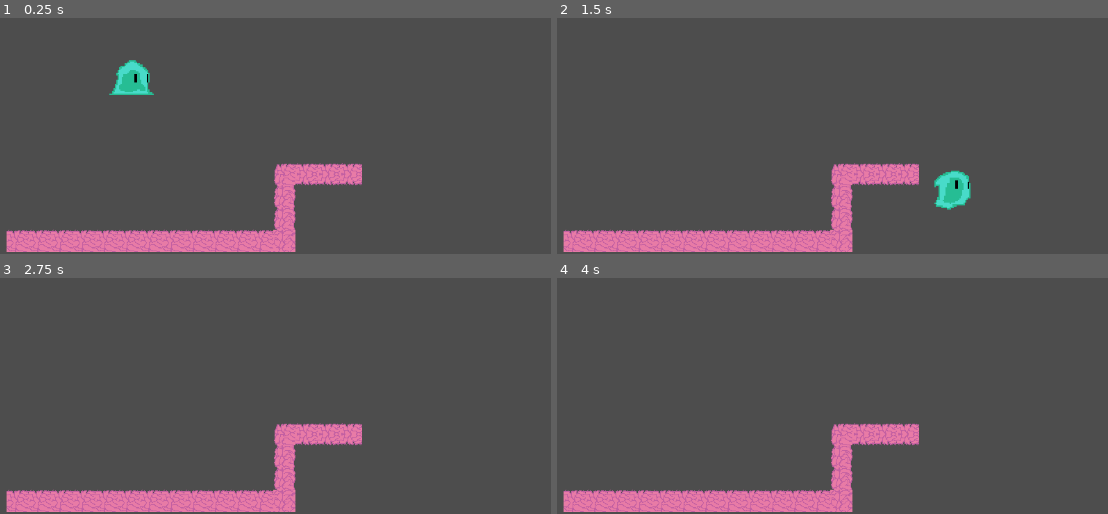
Above: before the commit, frames 1-4 (two rows, left to right).
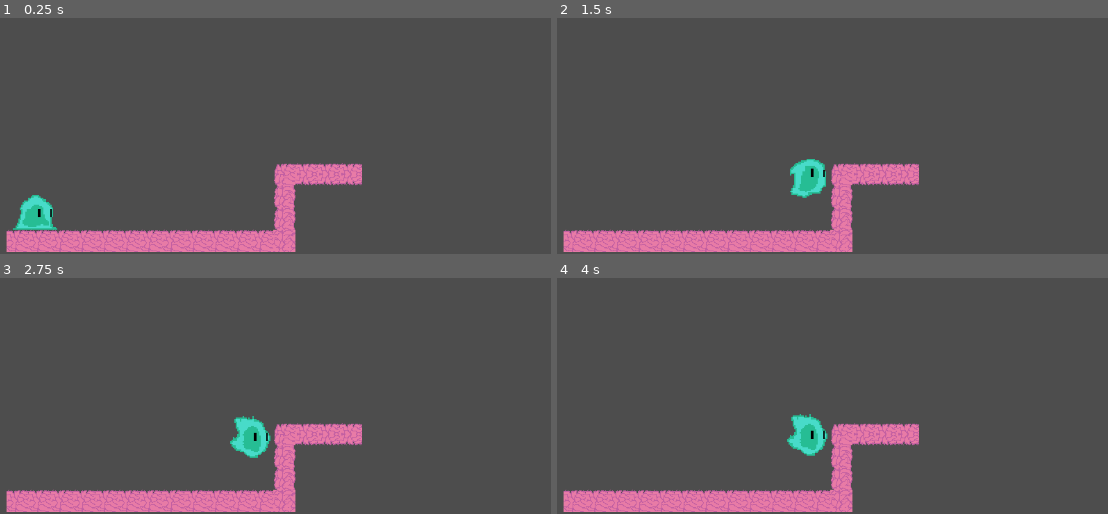
Above: after the commit, the same moments.

Repository: HeyItsEquin/Platformer
Game: Godot game, scene res://Game.tscn
Same seed, same stepped clock (60 frames per second), same inputs: the game is played once before the commit and once after it.
Inputs:
- Up to frame 1 (0.25 s): no input
- Up to frame 2 (1.5 s): hold D (move_right) from 0.53 s (still down); tap Ctrl (burrow) at 0.6 s; tap W (move_up) at 0.77, 0.8, 1.07, 1.35 s
- Up to frame 3 (2.75 s): tap W (move_up) at 1.52, 1.82, 2.3 s; tap Ctrl (burrow) at 1.55, 2.1 s; release D (move_right) at 2.03 s; hold A (move_left) from 2.03 s (still down)
- Up to frame 4 (4 s): tap Enter at 2.75 s; release A (move_left) at 2.78 s; hold D (move_right) from 2.78 s (still down); tap Ctrl (burrow) at 2.85 s; tap W (move_up) at 3.02, 3.32, 3.6, 3.77 s

The runs differ from the first frame. In frame 1, 1.6% of the frame differs, in the area x 2-28%, y 17-90%; in frame 2, 1.7%, in the area x 42-76%, y 59-82%; in frame 3, 0.9%; in frame 4, 0.9%.

Commit message:
Added collisions to ground tilemap and changed player default position

Diff:
--- a/Game.tscn
+++ b/Game.tscn
@@ -9,30 +9,47 @@
 texture = ExtResource("2_xkndl")
 texture_region_size = Vector2i(32, 32)
 0:0/0 = 0
+0:0/0/physics_layer_0/polygon_0/points = PackedVector2Array(-16, -16, 16, -16, 16, 16, -16, 16)
 1:0/0 = 0
+1:0/0/physics_layer_0/polygon_0/points = PackedVector2Array(-16, -16, 16, -16, 16, 16, -16, 16)
 2:0/0 = 0
+2:0/0/physics_layer_0/polygon_0/points = PackedVector2Array(-16, -16, 16, -16, 16, 16, -16, 16)
 3:0/0 = 0
+3:0/0/physics_layer_0/polygon_0/points = PackedVector2Array(-16, -16, 16, -16, 16, 16, -16, 16)
 3:1/0 = 0
+3:1/0/physics_layer_0/polygon_0/points = PackedVector2Array(-16, -16, 16, -16, 16, 16, -16, 16)
 2:1/0 = 0
+2:1/0/physics_layer_0/polygon_0/points = PackedVector2Array(-16, -16, 16, -16, 16, 16, -16, 16)
 1:1/0 = 0
+1:1/0/physics_layer_0/polygon_0/points = PackedVector2Array(-16, -16, 16, -16, 16, 16, -16, 16)
 0:1/0 = 0
+0:1/0/physics_layer_0/polygon_0/points = PackedVector2Array(-16, -16, 16, -16, 16, 16, -16, 16)
 0:2/0 = 0
+0:2/0/physics_layer_0/polygon_0/points = PackedVector2Array(-16, -16, 16, -16, 16, 16, -16, 16)
 1:2/0 = 0
+1:2/0/physics_layer_0/polygon_0/points = PackedVector2Array(-16, -16, 16, -16, 16, 16, -16, 16)
 2:2/0 = 0
+2:2/0/physics_layer_0/polygon_0/points = PackedVector2Array(-16, -16, 16, -16, 16, 16, -16, 16)
 3:2/0 = 0
+3:2/0/physics_layer_0/polygon_0/points = PackedVector2Array(-16, -16, 16, -16, 16, 16, -16, 16)
 0:3/0 = 0
+0:3/0/physics_layer_0/polygon_0/points = PackedVector2Array(-16, -16, 16, -16, 16, 16, -16, 16)
 1:3/0 = 0
+1:3/0/physics_layer_0/polygon_0/points = PackedVector2Array(-16, -16, 16, -16, 16, 16, -16, 16)
 2:3/0 = 0
+2:3/0/physics_layer_0/polygon_0/points = PackedVector2Array(-16, -16, 16, -16, 16, 16, -16, 16)
 3:3/0 = 0
+3:3/0/physics_layer_0/polygon_0/points = PackedVector2Array(-16, -16, 16, -16, 16, 16, -16, 16)
 
 [sub_resource type="TileSet" id="TileSet_sb48q"]
 tile_size = Vector2i(32, 32)
+physics_layer_0/collision_layer = 1
 sources/1 = SubResource("TileSetAtlasSource_xkndl")
 
 [node name="Game" type="Node2D" unique_id=44623282]
 
 [node name="Player" parent="." unique_id=1820902120 groups=["Player"] instance=ExtResource("1_km16d")]
-position = Vector2(548, 331)
+position = Vector2(409, 581)
 
 [node name="Ground" type="StaticBody2D" parent="." unique_id=659786825 groups=["Ground"]]
 position = Vector2(555, 630)
--- a/player.gd
+++ b/player.gd
@@ -24,111 +24,111 @@
 var state_timer = 0
 
 func _process(delta: float) -> void:
-    update_animation()
+	update_animation()
 
 func _physics_process(delta: float) -> void:
-    apply_gravity(delta)
-    process_input()
-    move_and_slide()
+	apply_gravity(delta)
+	process_input()
+	move_and_slide()
 
 func apply_gravity(delta: float) -> void:
-    if is_on_floor():
-        is_jumping = false
-        return
+	if is_on_floor():
+		is_jumping = false
+		return
 
-    var gravity_this_frame = GRAVITY
-    if velocity.y > 0:
-        gravity_this_frame *= fall_gravity_multiplier
+	var gravity_this_frame = GRAVITY
+	if velocity.y > 0:
+		gravity_this_frame *= fall_gravity_multiplier
 
-    velocity.y += gravity_this_frame * delta
+	velocity.y += gravity_this_frame * delta
 
 func update_animation() -> void:
-    match jump_state:
-        JumpState.TAKEOFF:
-            state_timer -= 1
-            if state_timer <= 0:
-                jump_state = JumpState.RISING
-                $PlayerSprite.play("jump_rising")
-        JumpState.RISING:
-            if velocity.y >= -JUMP_APEX_THRESHOLD:
-                jump_state = JumpState.APEX
-                $PlayerSprite.play("jump_apex")
-        JumpState.APEX:
-            if velocity.y > JUMP_APEX_THRESHOLD:
-                jump_state = JumpState.FALLING
-                $PlayerSprite.play("jump_falling")
-        JumpState.FALLING:
-            if is_on_floor():
-                jump_state = JumpState.LANDING
-                state_timer = LANDING_FRAMES
-                $PlayerSprite.play("jump_landing")
-        JumpState.LANDING:
-            state_timer -= 1
-            if state_timer <= 0:
-                jump_state = JumpState.NONE
-        JumpState.NONE:
-            if velocity.x != 0:
-                $PlayerSprite.play("moving");
-            else:
-                if is_burrowed:
-                    $PlayerSprite.play("in_burrow")
-                if not is_burrowing and not is_burrowed:
-                    $PlayerSprite.play("idle")
+	match jump_state:
+		JumpState.TAKEOFF:
+			state_timer -= 1
+			if state_timer <= 0:
+				jump_state = JumpState.RISING
+				$PlayerSprite.play("jump_rising")
+		JumpState.RISING:
+			if velocity.y >= -JUMP_APEX_THRESHOLD:
+				jump_state = JumpState.APEX
+				$PlayerSprite.play("jump_apex")
+		JumpState.APEX:
+			if velocity.y > JUMP_APEX_THRESHOLD:
+				jump_state = JumpState.FALLING
+				$PlayerSprite.play("jump_falling")
+		JumpState.FALLING:
+			if is_on_floor():
+				jump_state = JumpState.LANDING
+				state_timer = LANDING_FRAMES
+				$PlayerSprite.play("jump_landing")
+		JumpState.LANDING:
+			state_timer -= 1
+			if state_timer <= 0:
+				jump_state = JumpState.NONE
+		JumpState.NONE:
+			if velocity.x != 0:
+				$PlayerSprite.play("moving");
+			else:
+				if is_burrowed:
+					$PlayerSprite.play("in_burrow")
+				if not is_burrowing and not is_burrowed:
+					$PlayerSprite.play("idle")
 
 func process_input() -> void:
-    if Input.is_action_pressed("move_right"):
-        move(MoveDir.RIGHT)
-    elif Input.is_action_pressed("move_left"):
-        move(MoveDir.LEFT)
-    else:
-        move(MoveDir.NONE)
+	if Input.is_action_pressed("move_right"):
+		move(MoveDir.RIGHT)
+	elif Input.is_action_pressed("move_left"):
+		move(MoveDir.LEFT)
+	else:
+		move(MoveDir.NONE)
 
-    if Input.is_action_just_pressed("move_up"):
-        jump()
+	if Input.is_action_just_pressed("move_up"):
+		jump()
 
-    if Input.is_action_just_released("move_up"):
-        jump_cut()
+	if Input.is_action_just_released("move_up"):
+		jump_cut()
 
-    if Input.is_action_just_pressed("burrow"):
-        burrow()
+	if Input.is_action_just_pressed("burrow"):
+		burrow()
 
 func jump() -> void:
-    if is_on_floor():
-        velocity.y = -jump_force
-        is_jumping = true
-        jump_state = JumpState.TAKEOFF
-        state_timer = TAKEOFF_FRAMES
+	if is_on_floor():
+		velocity.y = -jump_force
+		is_jumping = true
+		jump_state = JumpState.TAKEOFF
+		state_timer = TAKEOFF_FRAMES
 
 func jump_cut() -> void:
-    if is_jumping and velocity.y < 0:
-        velocity.y *= jump_cut_multiplier
+	if is_jumping and velocity.y < 0:
+		velocity.y *= jump_cut_multiplier
 
 func burrow() -> void:
-    if is_jumping:
-        return
-    should_move = false
-    is_burrowing = true
-    $PlayerSprite.play("enter_burrow")
-    await $PlayerSprite.animation_finished
-    is_burrowing = false
-    is_burrowed = true
-    should_move = true
+	if is_jumping:
+		return
+	should_move = false
+	is_burrowing = true
+	$PlayerSprite.play("enter_burrow")
+	await $PlayerSprite.animation_finished
+	is_burrowing = false
+	is_burrowed = true
+	should_move = true
 
 func move(dir: MoveDir) -> void:
-    if dir == MoveDir.RIGHT and should_move:
-        velocity.x = move_speed
-        $PlayerSprite.flip_h = false
-    if dir == MoveDir.LEFT and should_move:
-        velocity.x = -move_speed
-        $PlayerSprite.flip_h = true
-    if dir == MoveDir.NONE:
-        velocity.x = 0
+	if dir == MoveDir.RIGHT and should_move:
+		velocity.x = move_speed
+		$PlayerSprite.flip_h = false
+	if dir == MoveDir.LEFT and should_move:
+		velocity.x = -move_speed
+		$PlayerSprite.flip_h = true
+	if dir == MoveDir.NONE:
+		velocity.x = 0
 
 enum MoveDir {
 	RIGHT = 0,
 	LEFT,
-    NONE
+	NONE
 }
 
 func _on_player_sprite_animation_finished() -> void:
-    pass
+	pass
